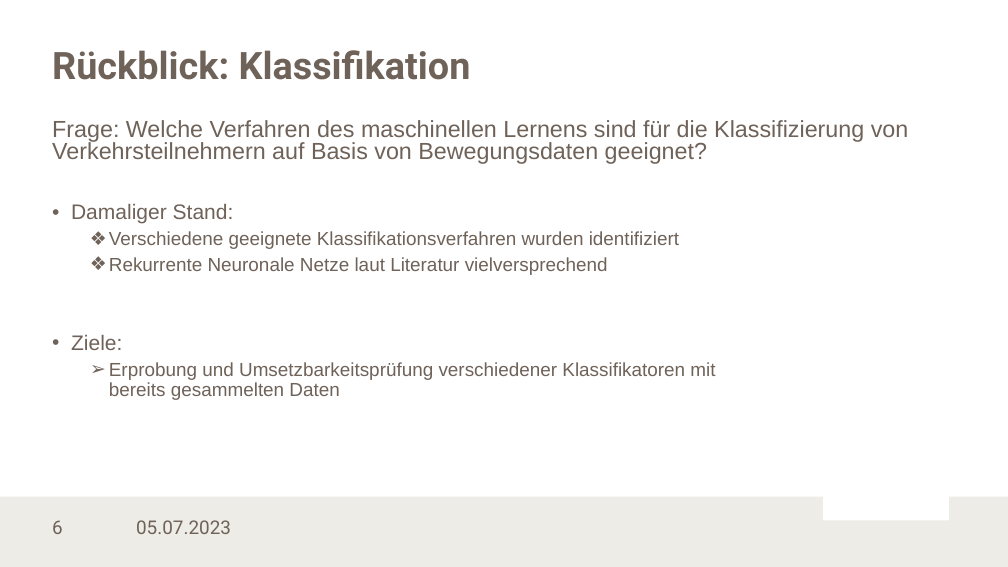
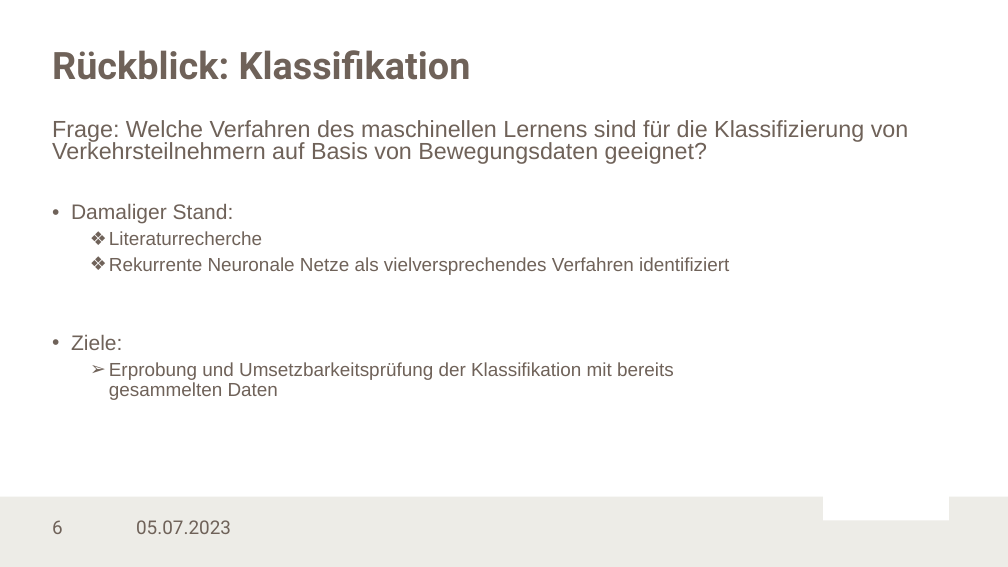
Before and after one commit to LennartKoepper/Bachelor-Thesis, a slide deck: slide 6 of Seminar/Bachelorseminar_02-07-2023.pptx. Drawn at 1008x567 pixels with LibreOffice and Linux fonts; fonts in the diff are those of the drawing; background and template pictures are left out. Boxes give left, top, right and bottom in pixels: in the first picture for what was removed or moved away, otherwise in the second. Text is boxed around its words. In the diff, an @@ line names an element or a change of style, - is before the commit and + after.

```diff
--- a/Seminar/Bachelorseminar_02-07-2023.pptx
+++ b/Seminar/Bachelorseminar_02-07-2023.pptx
@@ text at box(109, 231, 729, 275): text changed @@
-  ❖ Verschiedene geeignete Klassifikationsverfahren wurden identifiziert
-  ❖ Rekurrente Neuronale Netze laut Literatur vielversprechend
+  ❖ Literaturrecherche
+  ❖ Rekurrente Neuronale Netze als vielversprechendes Verfahren identifiziert
@@ text at box(109, 362, 674, 400): text changed @@
-  ➢ Erprobung und Umsetzbarkeitsprüfung verschiedener Klassifikatoren mit bereits gesammelten Daten
+  ➢ Erprobung und Umsetzbarkeitsprüfung der Klassifikation mit bereits gesammelten Daten
```
Also in this commit, not shown: 10 other slides changed.
